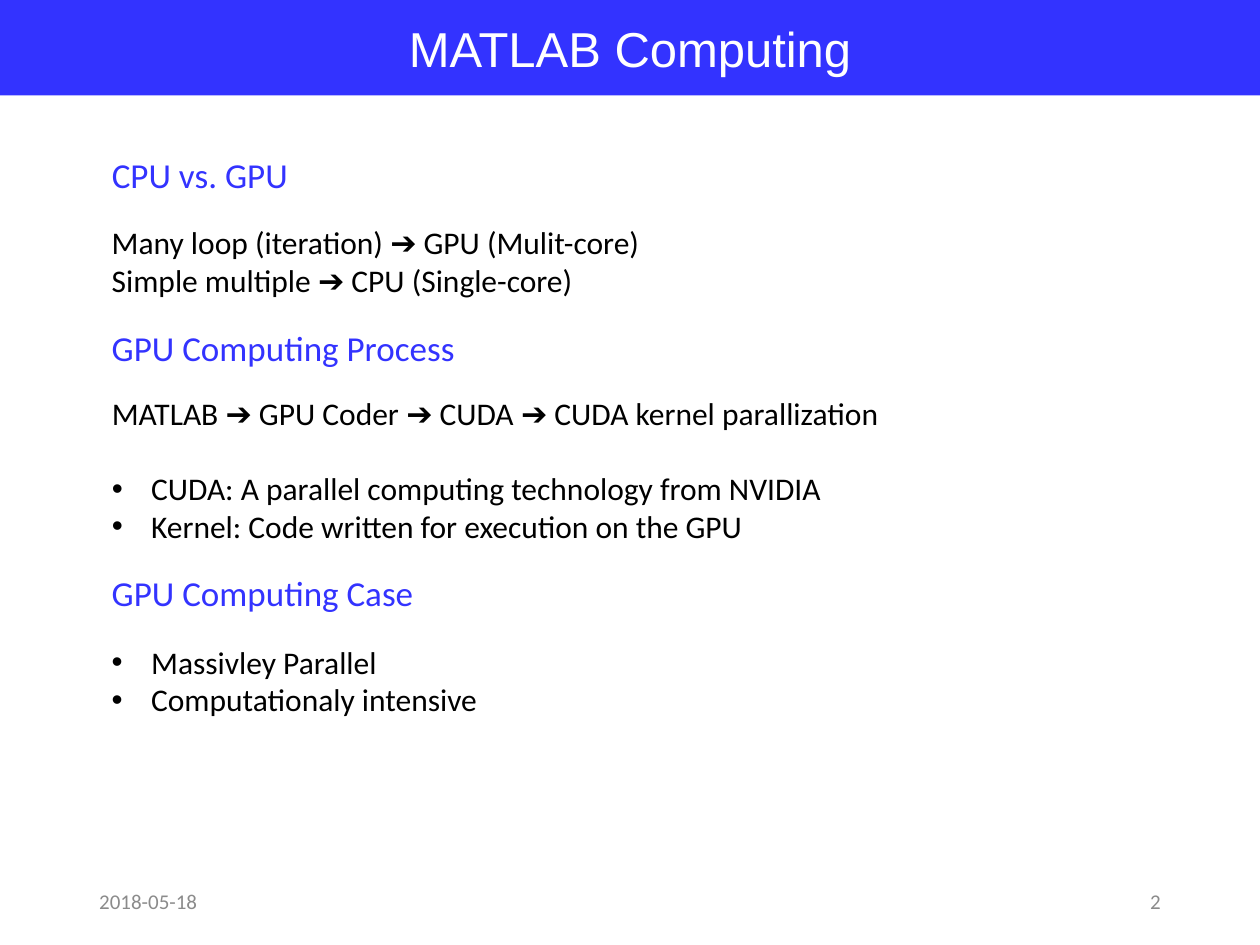
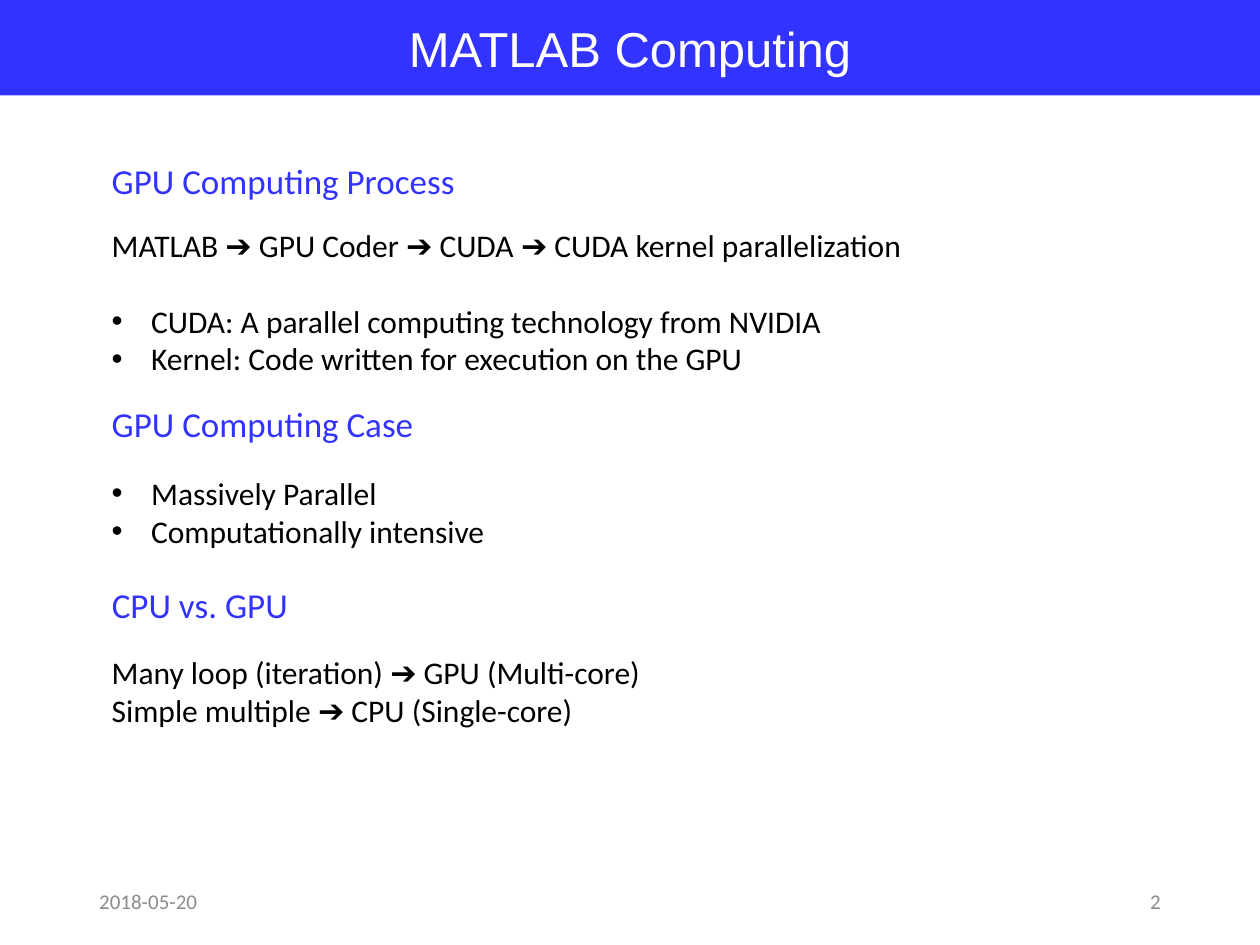
Before and after one commit to jglee96/NBTP_Lab, a slide deck: slide 2 of MATLAB GPU.pptx. Drawn at 1260x945 pixels with LibreOffice and Linux fonts; fonts in the diff are those of the drawing. Boxes give left, top, right and bottom in pixels: in the first picture for what was removed or moved away, otherwise in the second. Text is boxed around its words. In the diff, an @@ line names an element or a change of style, - is before the commit and + after.

```diff
--- a/MATLAB GPU.pptx
+++ b/MATLAB GPU.pptx
@@ text "GPU Computing Process" moved from (x1=112, y1=337, x2=455, y2=367) to (x1=112, y1=170, x2=455, y2=200) @@
@@ text "MATLAB ➔ GPU Coder ➔ ..." moved from (x1=112, y1=403, x2=878, y2=539) to (x1=112, y1=235, x2=901, y2=371) @@
@@ text at (x1=112, y1=235, x2=901, y2=262): text changed @@
-MATLAB ➔ GPU Coder ➔ CUDA ➔ CUDA kernel parallization
+MATLAB ➔ GPU Coder ➔ CUDA ➔ CUDA kernel parallelization
@@ text "GPU Computing Case" moved from (x1=112, y1=582, x2=414, y2=612) to (x1=112, y1=413, x2=414, y2=443) @@
@@ text at (x1=151, y1=483, x2=484, y2=548): text changed @@
-• Massivley Parallel
-• Computationaly intensive
+• Massively Parallel
+• Computationally intensive
@@ text "CPU vs. GPU" moved from (x1=112, y1=165, x2=288, y2=189) to (x1=112, y1=595, x2=288, y2=619) @@
@@ text "Many loop (iteration) ➔ GPU ..." moved from (x1=112, y1=231, x2=639, y2=298) to (x1=112, y1=661, x2=640, y2=728) @@
@@ text at (x1=112, y1=661, x2=640, y2=689): text changed @@
-Many loop (iteration) ➔ GPU (Mulit-core)
+Many loop (iteration) ➔ GPU (Multi-core)
@@ text at (x1=99, y1=895, x2=197, y2=909): text changed @@
-2018-05-18
+2018-05-20
```
Also in this commit, not shown: 4 other slides changed, 1 slide removed, 1 other file.
